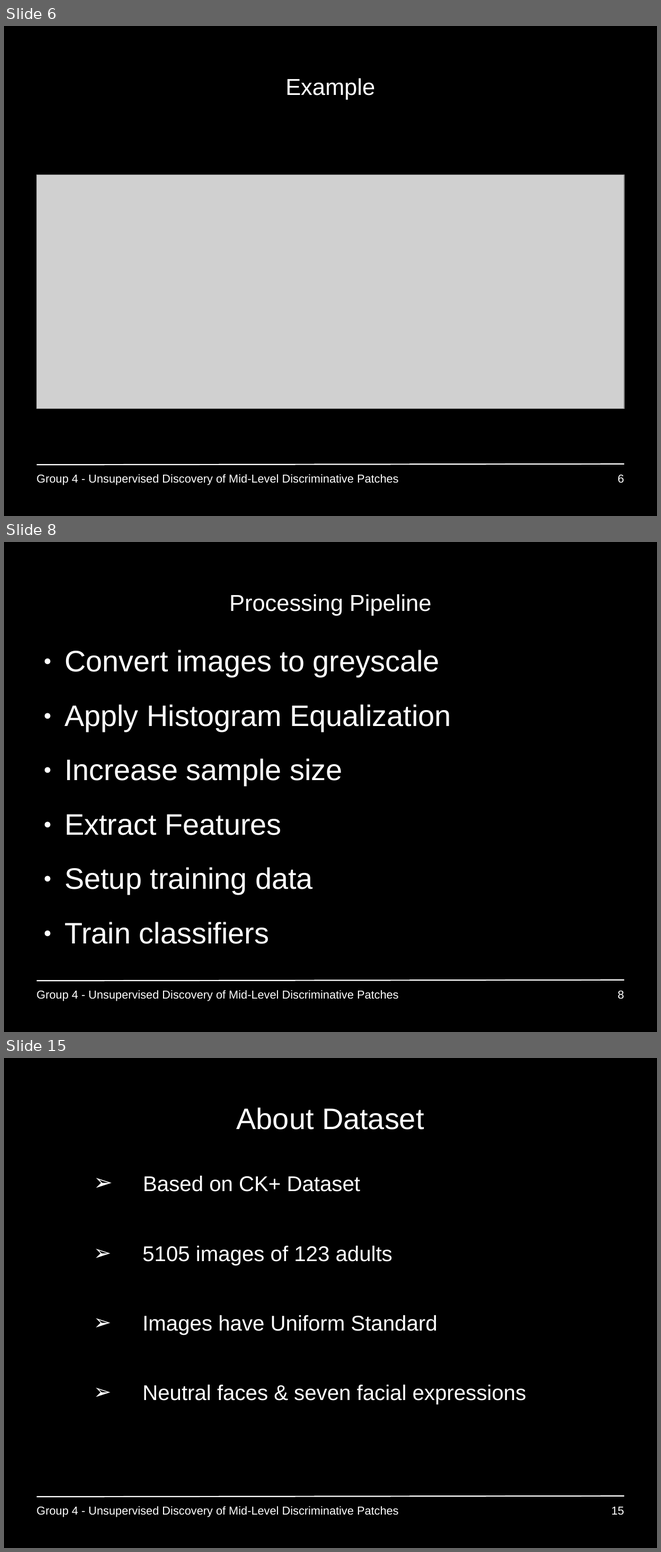
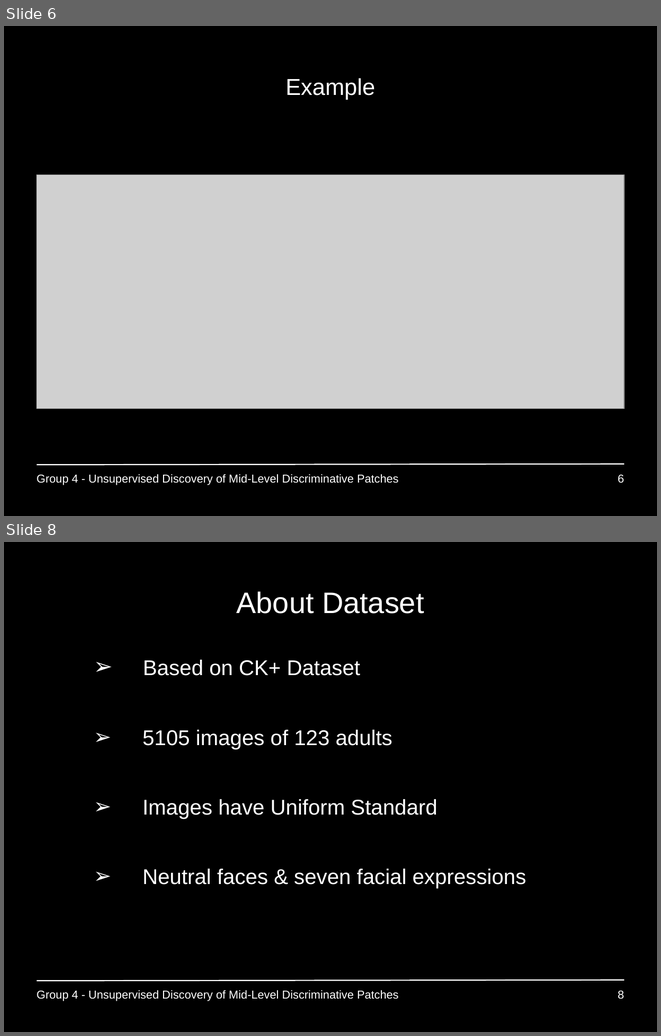
Before and after one commit to GiannisPapadopoulos/DiscriminativePatches, a slide deck: presentations/period3/MAI_Project1_Group4.ppt. Shown one above the other, each under a label of ours: slides 6, 8 and 15 before the commit, slides 6 and 8 after it; the slides between them are not shown. The pictures are 661x1552 and 661x1036 pixels, drawn with LibreOffice and Linux fonts; fonts in the diff are those of the drawing; grey boxes stand for pictures; background and template pictures are left out. Boxes give left, top, right and bottom in pixels: in the first picture for what was removed or moved away, otherwise in the second. Text is boxed around its words. In the diff, an @@ line names an element or a change of style, - is before the commit and + after.

```diff
--- a/presentations/period3/MAI_Project1_Group4.ppt
+++ b/presentations/period3/MAI_Project1_Group4.ppt
@@ slide 8 removed at box(4, 542, 657, 1032), background #000000; not listed: 1 template element that a slide beside it also shows @@
@@ title removed at box(229, 594, 432, 616) @@
-Processing Pipeline
@@ text removed at box(64, 650, 451, 944) @@
-● Convert images to greyscale
-● Apply Histogram Equalization
-● Increase sample size
-● Extract Features
-● Setup training data
-● Train classifiers
@@ text removed at box(36, 990, 399, 1000) @@
-Group 4 - Unsupervised Discovery of Mid-Level Discriminative Patches
@@ page number removed at box(618, 990, 624, 999) @@
-8
@@ what was slide 15 is now slide 8 @@
@@ page number at box(618, 990, 624, 999): text changed @@
-15
+8
```
Also in this commit, not shown: 1 slide changed, 8 other slides removed.
